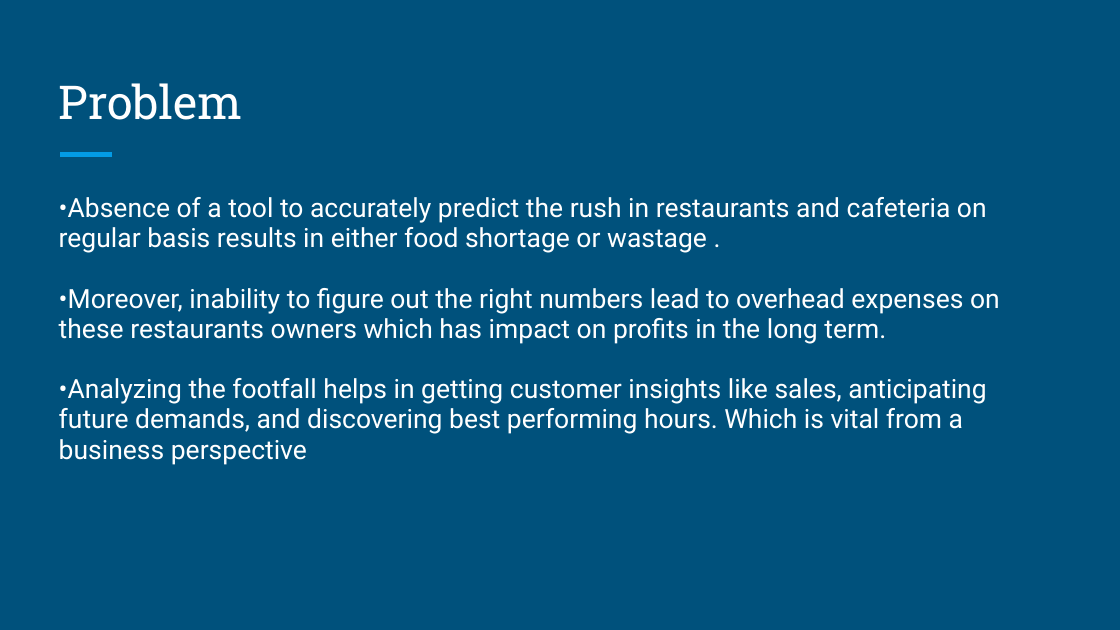
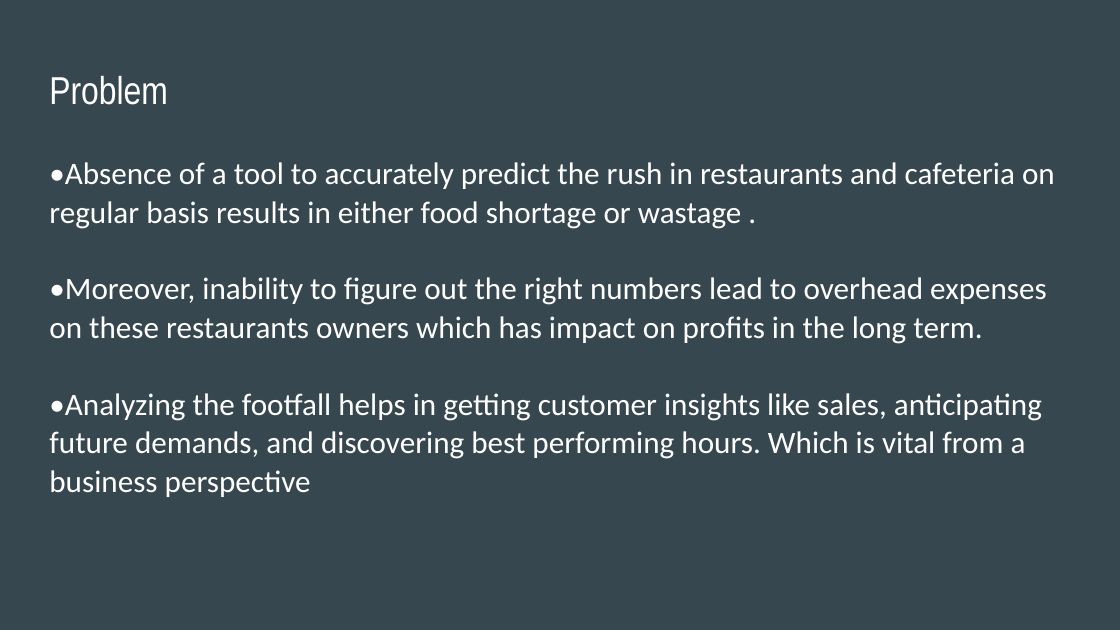
Before and after one commit to smartinternz02/SBSPS-Challenge-9305-Rush-Estimator-for-Corporate-Cafeteria, a slide deck: slide 2 of Presentation.pptx. Drawn at 1120x630 pixels with LibreOffice and Linux fonts; fonts in the diff are those of the drawing. Boxes give left, top, right and bottom in pixels: in the first picture for what was removed or moved away, otherwise in the second. Text is boxed around its words. In the diff, an @@ line names an element or a change of style, - is before the commit and + after.

```diff
--- a/Presentation.pptx
+++ b/Presentation.pptx
@@ background #00517C to #37474F @@
@@ title "Problem": place and size @@
-title "Problem" at (59,83,243,120)
+title "Problem" at (49,76,168,105)
@@ title "Problem" at (49,76,168,105): size 30 to 25 pt, font Roboto Slab to Arial Narrow; vertical alignment bottom to top @@
@@ text "•Absence of a tool to ...": place and size @@
-text "•Absence of a tool to ..." at (59,197,1000,465)
+text "•Absence of a tool to ..." at (49,162,1055,497)
@@ text "•Absence of a tool to ..." at (49,162,1055,497): size 17 to 20 pt, font Roboto to Calibri; line spacing 0.95 to 1.03 @@
@@ line removed from (60, 155) to (112, 155) @@
```
Also in this commit, not shown: 4 other slides changed, 1 slide added, 28 other files.
